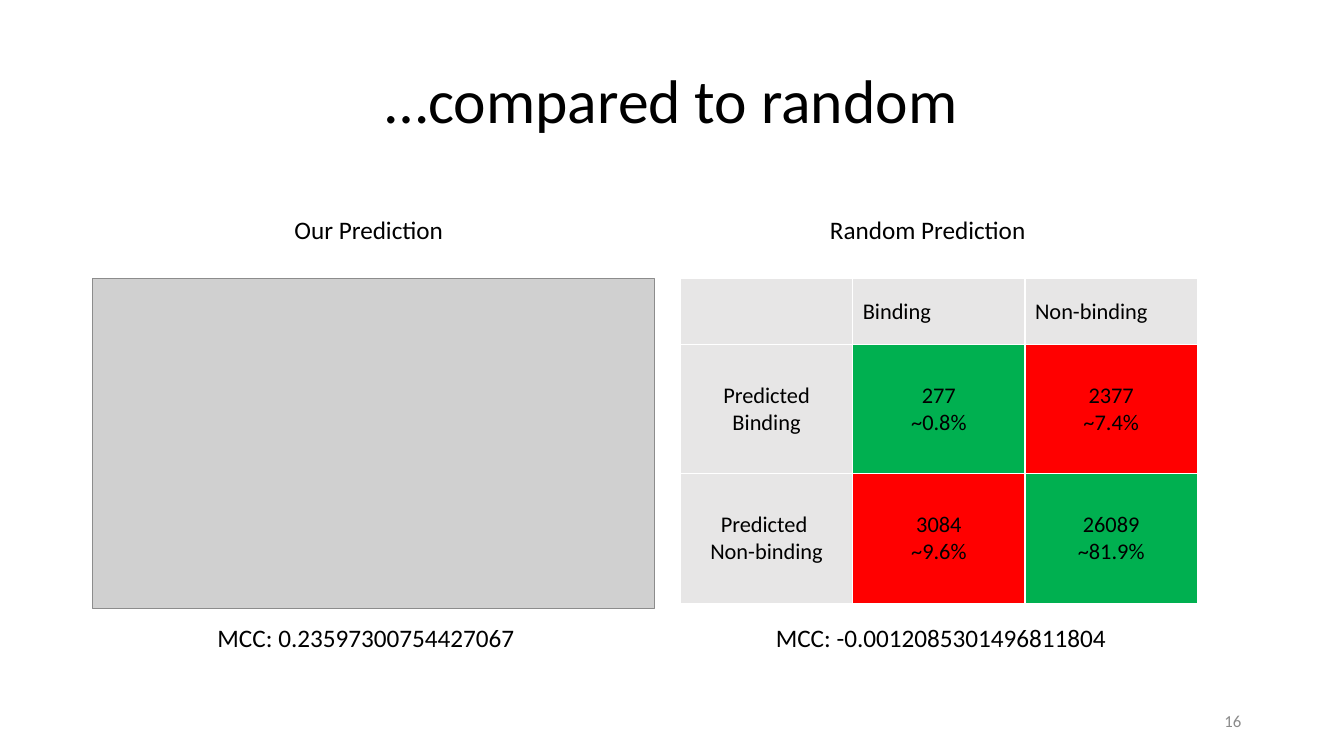
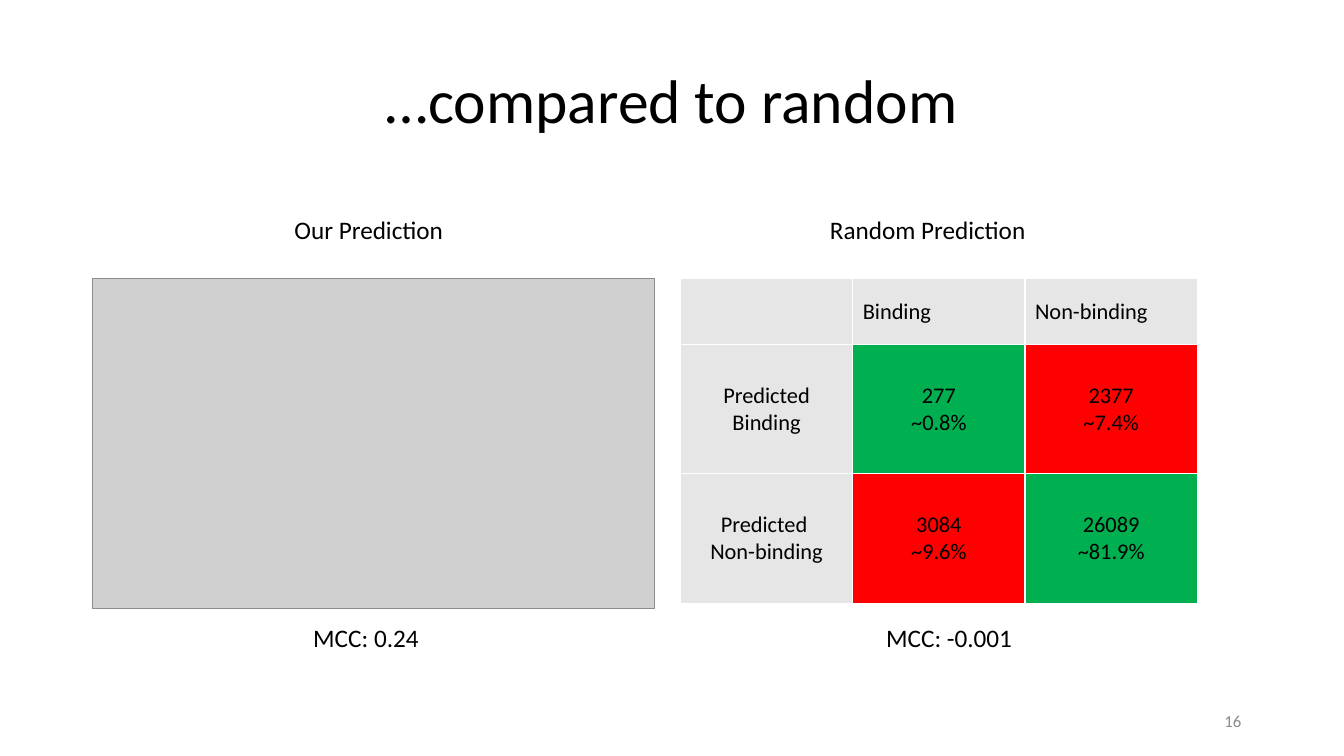
Before and after one commit to paulhager/ProteinPrediction1, a slide deck: slide 16 of BLOSUMscoresComparedToSingleSNAPscores.pptx. Drawn at 1344x756 pixels with LibreOffice and Linux fonts; fonts in the diff are those of the drawing; grey boxes stand for pictures; background and template pictures are left out. Boxes give left, top, right and bottom in pixels: in the first picture for what was removed or moved away, otherwise in the second. Text is boxed around its words. In the diff, an @@ line names an element or a change of style, - is before the commit and + after.

```diff
--- a/BLOSUMscoresComparedToSingleSNAPscores.pptx
+++ b/BLOSUMscoresComparedToSingleSNAPscores.pptx
@@ text at (313,630,419,647): text changed @@
-MCC: 0.23597300754427067
+MCC: 0.24
@@ text at (886,630,1012,647): text changed @@
-MCC: -0.0012085301496811804
+MCC: -0.001
```
Also in this commit, not shown: 2 other slides changed, 8 other files.
